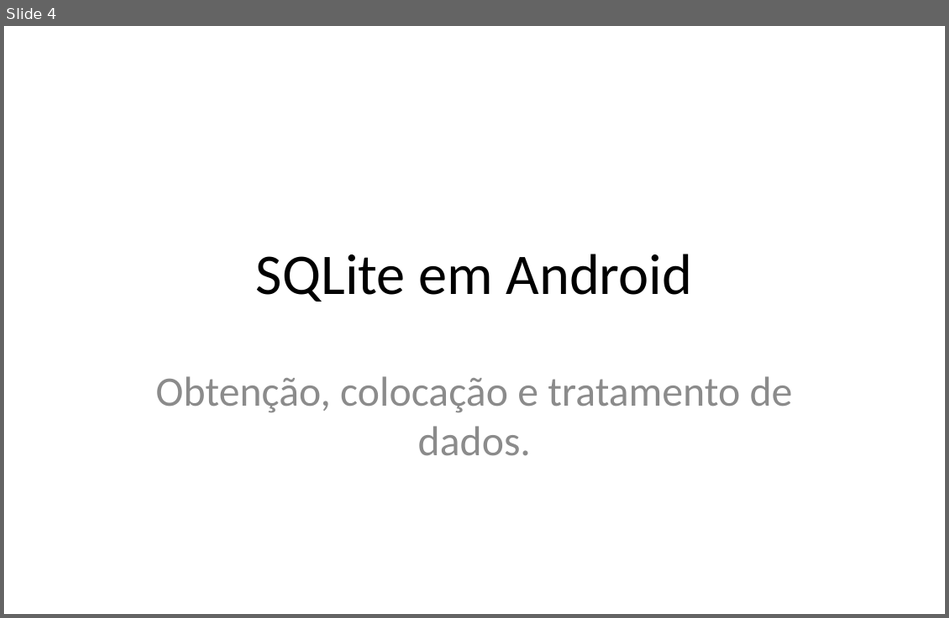
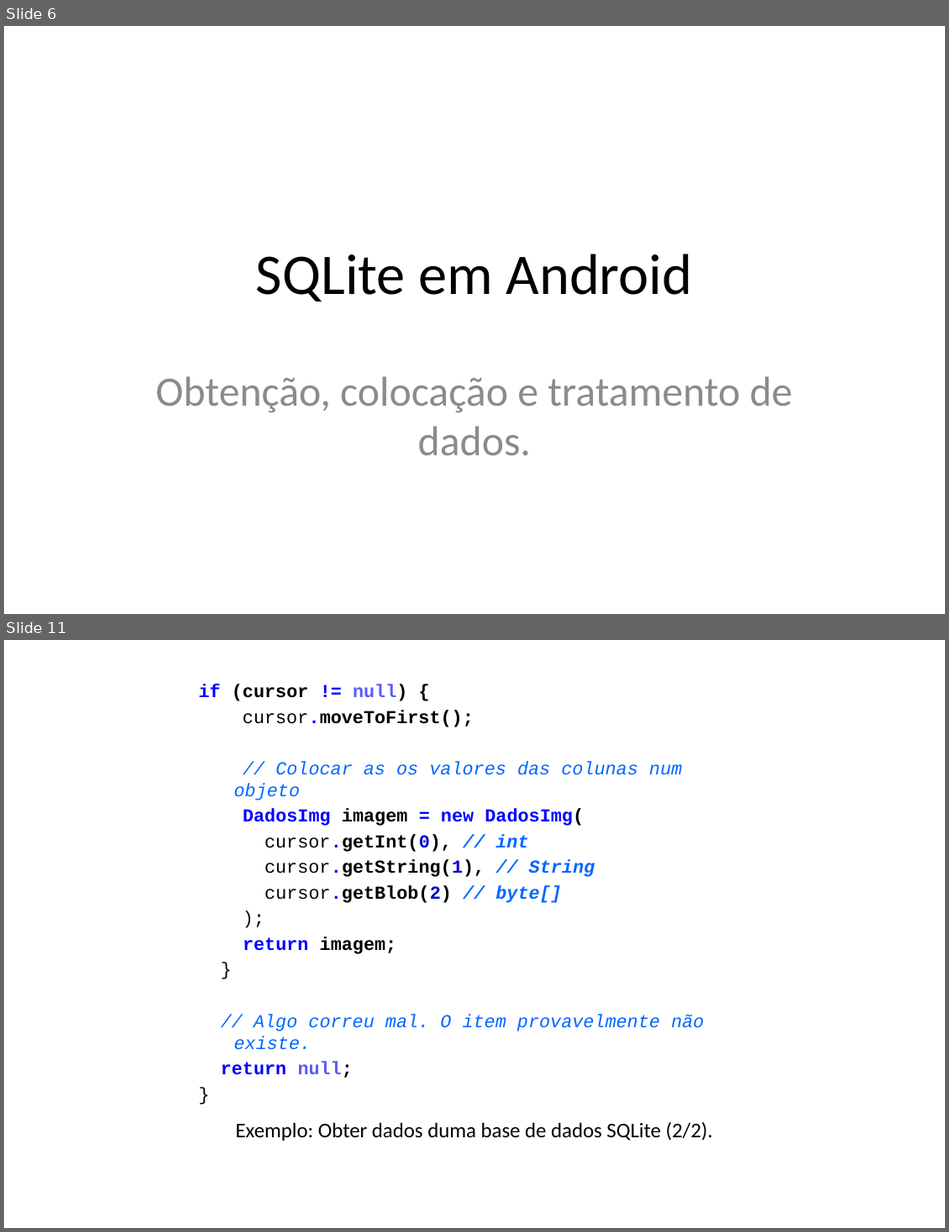
Before and after one commit to iptomar/letrinhas_si, a slide deck: Apresentacoes/v02.pptx. Shown one above the other, each under a label of ours: slide 4 before the commit, slides 6 and 11 after it; the slides between them are not shown. The pictures are 949x618 and 949x1232 pixels, drawn with LibreOffice and Linux fonts; fonts in the diff are those of the drawing; background and template pictures are left out. Boxes give left, top, right and bottom in pixels: in the first picture for what was removed or moved away, otherwise in the second. Text is boxed around its words. In the diff, an @@ line names an element or a change of style, - is before the commit and + after.

```diff
--- a/Apresentacoes/v02.pptx
+++ b/Apresentacoes/v02.pptx
@@ slide 11 added at [4, 640, 945, 1228], background #FFFFFF @@
@@ text added at [199, 685, 704, 1078], 14 pt, text #0066FF, bold @@
+if (cursor != null) {
+cursor.moveToFirst();
+// Colocar as os valores das colunas num objeto
+DadosImg imagem = new DadosImg(
+cursor.getInt(0), // int
+cursor.getString(1), // String
+cursor.getBlob(2) // byte[]
+);
+return imagem;
+}
+// Algo correu mal. O item provavelmente não existe.
+return null;
+}
@@ text added at [236, 1122, 713, 1141], 16 pt, text #000000 @@
+Exemplo: Obter dados duma base de dados SQLite (2/2).
@@ what was slide 4 is now slide 6 @@
```
Also in this commit, not shown: 2 slides changed, 10 other slides added.
